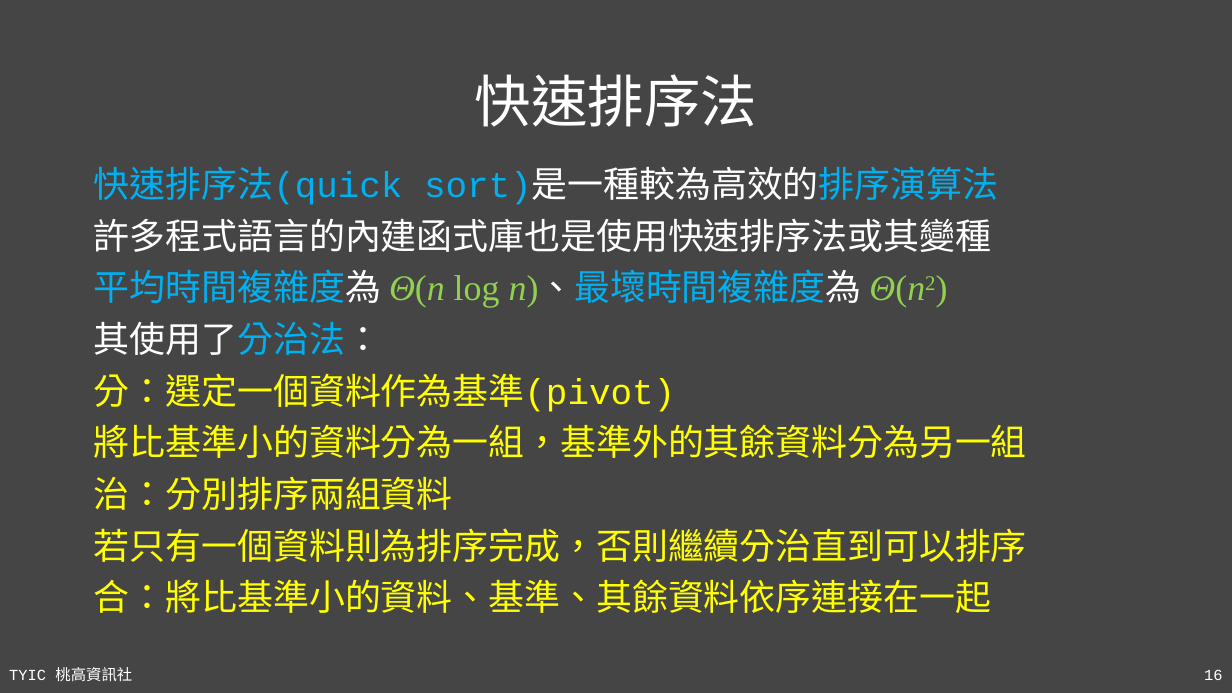
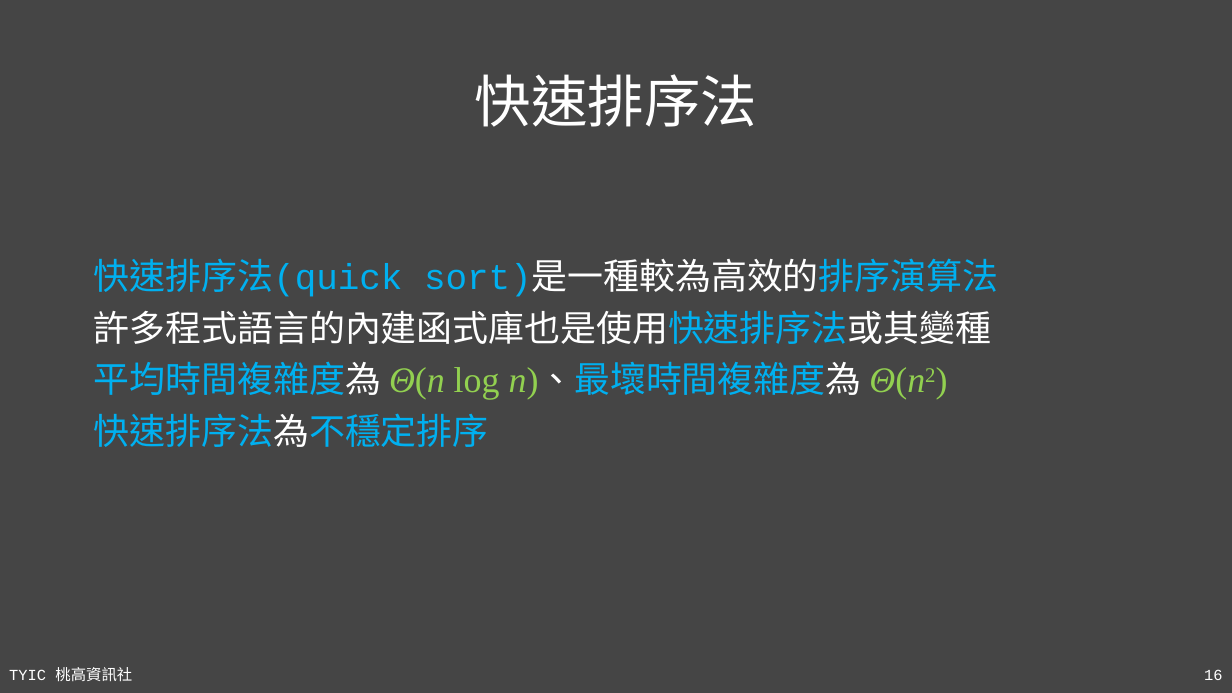
Before and after one commit to TYSHIC/slides, a slide deck: slide 16 of ppt/91_補充：進階資料結構與演算法.pptx. Drawn at 1232x693 pixels with LibreOffice and Linux fonts; fonts in the diff are those of the drawing. Boxes give left, top, right and bottom in pixels: in the first picture for what was removed or moved away, otherwise in the second. Text is boxed around its words. In the diff, an @@ line names an element or a change of style, - is before the commit and + after.

Commit message:
feat: quick_sort

```diff
--- a/ppt/91_補充：進階資料結構與演算法.pptx
+++ b/ppt/91_補充：進階資料結構與演算法.pptx
@@ text "快速排序法(quick sort)是一種較為高效的排序演算法": place and size @@
-text "快速排序法(quick sort)是一種較為高效的排序演算法" at (94, 167, 1027, 613)
+text "快速排序法(quick sort)是一種較為高效的排序演算法" at (94, 259, 998, 447)
@@ text at (94, 311, 991, 344): text colour #FFFFFF to #00B0F0 in "許多程式語言的內建函式庫也是使用快速排序法或其變種" @@
@@ text at (94, 413, 489, 447): text changed; font Courier New to Times New Roman; text colour #FFFF00 to #00B0F0 @@
-其使用了分治法：
-分：選定一個資料作為基準(pivot)
-將比基準小的資料分為一組，基準外的其餘資料分為另一組
-治：分別排序兩組資料
-若只有一個資料則為排序完成，否則繼續分治直到可以排序
-合：將比基準小的資料、基準、其餘資料依序連接在一起
+快速排序法為不穩定排序
```
Also in this commit, not shown: 1 other slide changed, 4 slides added, 21 other files.
